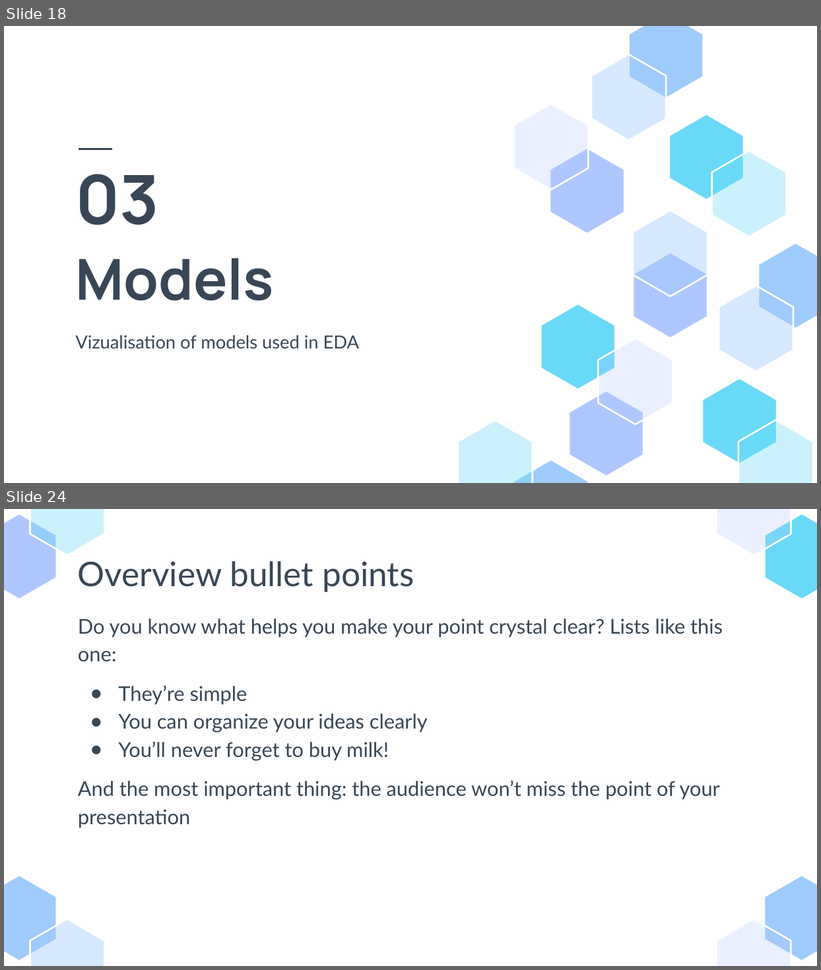
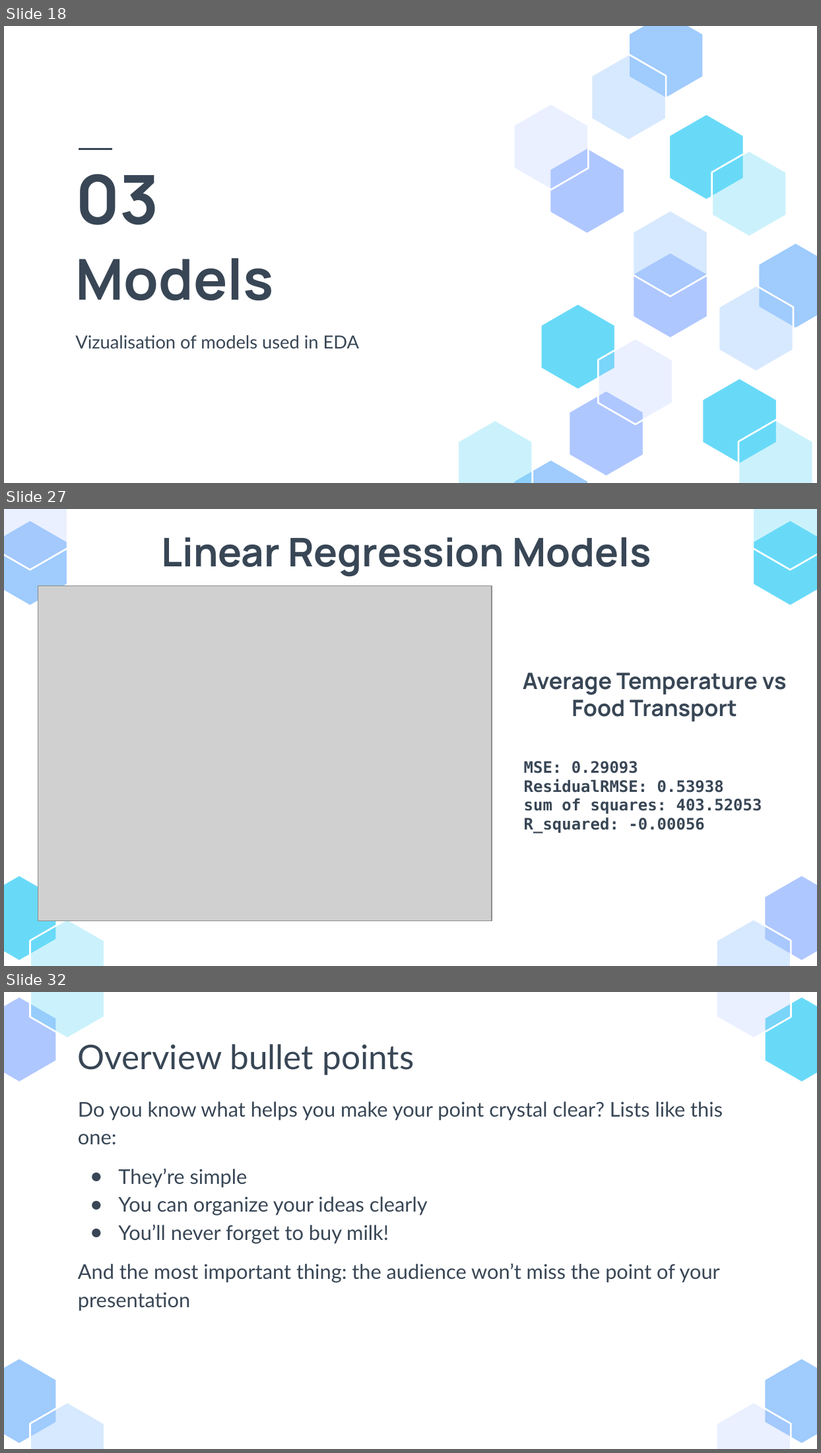
Before and after one commit to glenad/2403-ptds-regression, a slide deck: 2403_ PT_DS_Regression_Agri-food sector- Analysis.pptx. Shown one above the other, each under a label of ours: slides 18 and 24 before the commit, slides 18, 27 and 32 after it; the slides between them are not shown. The pictures are 821x970 and 821x1453 pixels, drawn with LibreOffice and Linux fonts; fonts in the diff are those of the drawing; grey boxes stand for pictures. Boxes give left, top, right and bottom in pixels: in the first picture for what was removed or moved away, otherwise in the second. Text is boxed around its words. In the diff, an @@ line names an element or a change of style, - is before the commit and + after.

```diff
--- a/2403_ PT_DS_Regression_Agri-food sector- Analysis.pptx
+++ b/2403_ PT_DS_Regression_Agri-food sector- Analysis.pptx
@@ slide 27 added at box(4, 509, 817, 966), background #FFFFFF @@
@@ group added at box(4, 509, 817, 966): 8 freeform shapes @@
@@ title added at box(162, 537, 651, 577), 35 pt, text #384655, bold @@
+Linear Regression Models
@@ picture added at box(38, 586, 492, 920) @@
@@ text added at box(523, 673, 787, 722), 20 pt, text #384655, bold @@
+Average Temperature vs Food Transport
@@ text added at box(524, 761, 762, 834), 14 pt, text #384655, bold @@
+MSE: 0.29093
+ResidualRMSE: 0.53938
+sum of squares: 403.52053
+R_squared: -0.00056
@@ what was slide 24 is now slide 32 @@
```
Also in this commit, not shown: 4 slides changed, 10 other slides added, 3 slides removed, 1 other file.
